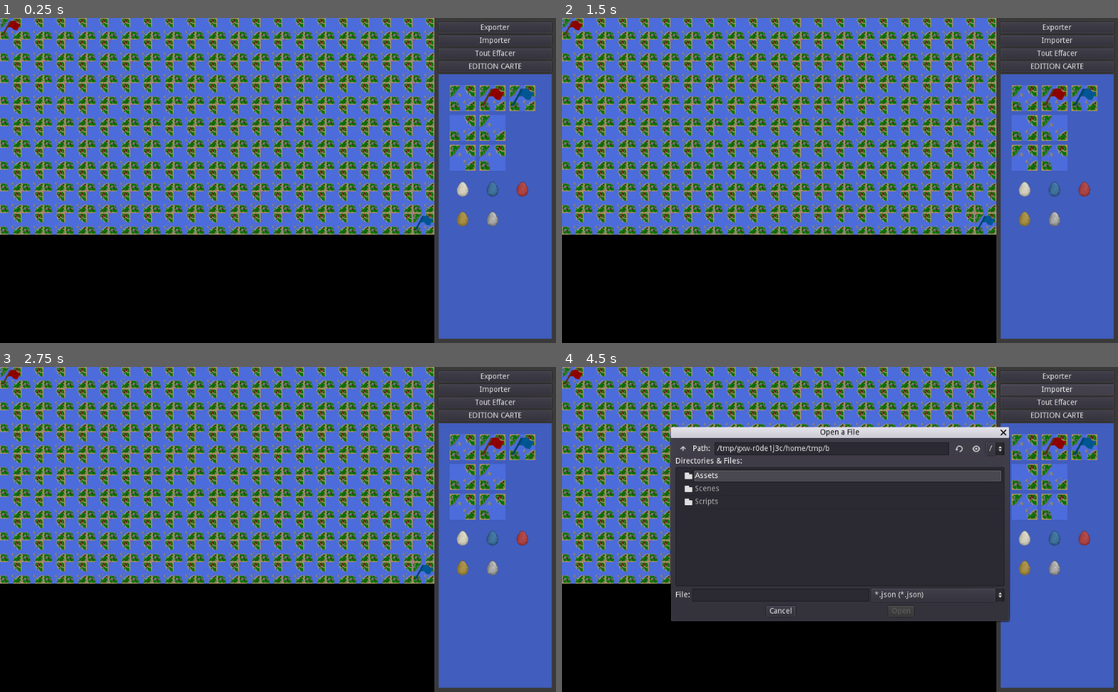
Above: before the commit, frames 1-4 (two rows, left to right).
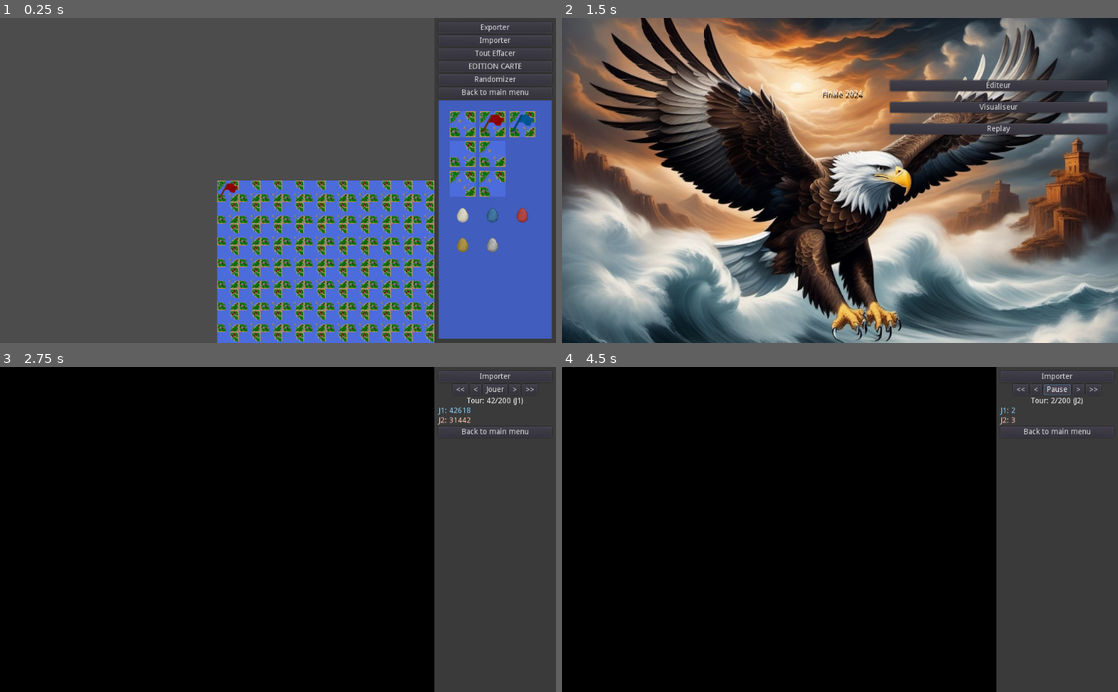
Above: after the commit, the same moments.

Repository: prologin/prologin2024
Game: Godot game, scene res://Scenes/MapEditor/MapEditor.tscn
Same seed, same stepped clock (60 frames per second), same inputs: the game is played once before the commit and once after it. This scene is started directly instead of the project's main scene.
Inputs (mouse positions are in pixels of both pictures, inside the frame that each line leads up to):
- Up to frame 1 (0.25 s): no input
- Up to frame 2 (1.5 s): click (1056, 79) at 0.5 s, where only the run after the commit has a clickable "Randomizer"; click (1056, 92) at 1.25 s, where only the run after the commit has a clickable "Back to main menu"
- Up to frame 3 (2.75 s): click (439, 477) at 2 s, where only the run after the commit has a clickable "Replay"
- Up to frame 4 (4.5 s): click (1056, 432) at 2.75 s, where only the run after the commit has a clickable "Back to main menu"; click (1001, 477) at 3.5 s, where only the run after the commit has a clickable "Replay"; click (1056, 389) at 4.25 s, where only the run after the commit has a clickable "Jouer"

The runs differ from the first frame. In frame 1, 81% of the frame differs, in the area x 0-100%, y 0-100%; in frame 2, 96%; in frame 3, 69%; in frame 4, 75%.

Commit message:
front(editor): Randomizer MapEditor
Squashed commit of the following:

* front(camera): Fixed input position

* camera script (forgot to add it)

* ajout randomizer map editor + bouton pour revenir au menu principal

Diff:
--- a/gui/godot/Scenes/MapEditor/MapEditor.tscn
+++ b/gui/godot/Scenes/MapEditor/MapEditor.tscn
@@ -1,10 +1,11 @@
-[gd_scene load_steps=6 format=2]
+[gd_scene load_steps=7 format=2]
 
 [ext_resource path="res://Scripts/Scenes/MapEditor/MapEditor.gd" type="Script" id=1]
 [ext_resource path="res://Scenes/Viewer/Viewer.tscn" type="PackedScene" id=2]
 [ext_resource path="res://Assets/Tileset.tres" type="TileSet" id=3]
 [ext_resource path="res://Scripts/Scenes/MapEditor/BGSelector.gd" type="Script" id=4]
 [ext_resource path="res://Assets/Font.tres" type="DynamicFont" id=5]
+[ext_resource path="res://Scripts/Scenes/MapEditor/Camera2D.gd" type="Script" id=6]
 
 [node name="MapEditor" type="Node2D"]
 script = ExtResource( 1 )
@@ -16,12 +17,17 @@
 [node name="ViewportContainer" type="ViewportContainer" parent="HBoxContainer"]
 margin_right = 1024.0
 margin_bottom = 600.0
+mouse_filter = 1
 size_flags_horizontal = 3
 
 [node name="Viewport" type="Viewport" parent="HBoxContainer/ViewportContainer"]
 size = Vector2( 800, 600 )
 handle_input_locally = false
 render_target_update_mode = 3
+
+[node name="Camera2D" type="Camera2D" parent="HBoxContainer/ViewportContainer/Viewport"]
+current = true
+script = ExtResource( 6 )
 
 [node name="ColorRect" type="ColorRect" parent="HBoxContainer/ViewportContainer/Viewport"]
 margin_right = 800.0
@@ -69,16 +75,28 @@
 margin_bottom = 92.0
 text = "Editor Mode"
 
+[node name="Randomizer" type="Button" parent="Selector/VBoxContainer"]
+margin_top = 96.0
+margin_right = 208.0
+margin_bottom = 116.0
+text = "Randomizer"
+
+[node name="Back to main menu" type="Button" parent="Selector/VBoxContainer"]
+margin_top = 120.0
+margin_right = 208.0
+margin_bottom = 140.0
+text = "Back to main menu"
+
 [node name="PointsAmount" type="TextEdit" parent="Selector/VBoxContainer"]
-margin_top = 96.0
-margin_right = 208.0
-margin_bottom = 146.0
+margin_top = 144.0
+margin_right = 208.0
+margin_bottom = 194.0
 rect_min_size = Vector2( 0, 50 )
 hint_tooltip = "Nombre de points de la sélection"
 custom_fonts/font = ExtResource( 5 )
 
 [node name="ViewportContainer" type="ViewportContainer" parent="Selector/VBoxContainer"]
-margin_top = 150.0
+margin_top = 198.0
 margin_right = 208.0
 margin_bottom = 584.0
 size_flags_horizontal = 3
@@ -86,7 +104,7 @@
 stretch = true
 
 [node name="Viewport" type="Viewport" parent="Selector/VBoxContainer/ViewportContainer"]
-size = Vector2( 208, 434 )
+size = Vector2( 208, 386 )
 handle_input_locally = false
 render_target_update_mode = 3
 
@@ -192,6 +210,8 @@
 [connection signal="pressed" from="Selector/VBoxContainer/ClearMap" to="." method="_on_ClearMap_pressed"]
 [connection signal="pressed" from="Selector/VBoxContainer/EditorModeToggle" to="." method="_on_EditorModeToggle_pressed"]
 [connection signal="pressed" from="Selector/VBoxContainer/EditorModeToggle" to="." method="_on_SampleMap_pressed"]
+[connection signal="pressed" from="Selector/VBoxContainer/Randomizer" to="." method="_on_Randomizer_pressed"]
+[connection signal="pressed" from="Selector/VBoxContainer/Back to main menu" to="." method="_on_Back_to_main_menu_pressed"]
 [connection signal="focus_entered" from="Selector/VBoxContainer/PointsAmount" to="." method="_on_PointsAmount_focus_entered"]
 [connection signal="focus_exited" from="Selector/VBoxContainer/PointsAmount" to="." method="_on_PointsAmount_focus_exited"]
 [connection signal="gui_input" from="Selector/VBoxContainer/PointsAmount" to="." method="_on_PointsAmount_gui_input"]
--- a/gui/godot/Scenes/Replay/Replay.tscn
+++ b/gui/godot/Scenes/Replay/Replay.tscn
@@ -103,13 +103,21 @@
 custom_colors/font_color = Color( 1, 0.776471, 0.705882, 1 )
 text = "J2: 31442"
 
+[node name="Back to main menu" type="Button" parent="Menu/VBoxContainer"]
+anchor_top = 0.786
+anchor_bottom = 0.786
+margin_top = 102.0
+margin_right = 208.0
+margin_bottom = 122.0
+text = "Back to main menu"
+
 [node name="Popups" type="Node" parent="."]
 
 [node name="ImportDialog" type="FileDialog" parent="Popups"]
 margin_right = 622.0
 margin_bottom = 338.0
 popup_exclusive = true
-window_title = "Open a File"
+window_title = "Ouvrir un fichier"
 mode = 0
 access = 2
 filters = PoolStringArray( "*.json" )
@@ -125,6 +133,7 @@
 [connection signal="pressed" from="Menu/VBoxContainer/Controls/PlayPause" to="." method="_on_PlayPause_pressed"]
 [connection signal="pressed" from="Menu/VBoxContainer/Controls/Next" to="." method="_on_Next_pressed"]
 [connection signal="pressed" from="Menu/VBoxContainer/Controls/End" to="." method="_on_End_pressed"]
+[connection signal="pressed" from="Menu/VBoxContainer/Back to main menu" to="." method="_on_Back_to_main_menu_pressed"]
 [connection signal="about_to_show" from="Popups/ImportDialog" to="." method="_on_ImportDialog_about_to_show"]
 [connection signal="file_selected" from="Popups/ImportDialog" to="." method="_on_ImportDialog_file_selected"]
 [connection signal="popup_hide" from="Popups/ImportDialog" to="." method="_on_ImportDialog_popup_hide"]
--- a/gui/godot/Scenes/Visualiseur/Visualiseur.tscn
+++ b/gui/godot/Scenes/Visualiseur/Visualiseur.tscn
@@ -44,13 +44,21 @@
 margin_bottom = 20.0
 text = "Importer"
 
+[node name="Back to main menu" type="Button" parent="Menu/VBoxContainer"]
+anchor_top = 0.916
+anchor_bottom = 0.916
+margin_top = 24.0
+margin_right = 224.0
+margin_bottom = 44.0
+text = "Back to main menu"
+
 [node name="Popups" type="Node" parent="."]
 
 [node name="ImportDialog" type="FileDialog" parent="Popups"]
 margin_right = 622.0
 margin_bottom = 338.0
 popup_exclusive = true
-window_title = "Open a File"
+window_title = "Ouvrir un fichier"
 mode = 0
 access = 2
 filters = PoolStringArray( "*.json" )
@@ -59,6 +67,7 @@
 [connection signal="bg_left_click" from="HBoxContainer/ViewportContainer/Viewport/Viewer" to="." method="_on_Viewer_bg_left_click"]
 [connection signal="bg_right_click" from="HBoxContainer/ViewportContainer/Viewport/Viewer" to="." method="_on_Viewer_bg_right_click"]
 [connection signal="pressed" from="Menu/VBoxContainer/Import" to="." method="_on_Import_pressed"]
+[connection signal="pressed" from="Menu/VBoxContainer/Back to main menu" to="." method="_on_Back_to_main_menu_pressed"]
 [connection signal="about_to_show" from="Popups/ImportDialog" to="." method="_on_ImportDialog_about_to_show"]
 [connection signal="file_selected" from="Popups/ImportDialog" to="." method="_on_ImportDialog_file_selected"]
 [connection signal="popup_hide" from="Popups/ImportDialog" to="." method="_on_ImportDialog_popup_hide"]
--- a/gui/godot/Scripts/Game/Models.gd
+++ b/gui/godot/Scripts/Game/Models.gd
@@ -66,7 +66,45 @@
 		j2.identifiant = 2
 		self.joueurs = [j1, j2]
 
+	func rand_init(width, height):
+		self.width = width
+		self.height = height
 
+		self.clear()
+
+		#random int for selection
+		var x = randi() % 4
+		# Cases + score
+		for _i in range(height):
+			var row = []
+			var points_row = []
+			for _j in range(width):
+				x = randi() % 4
+				if (x == 0):
+					row.append(Constants.TypeCase.NORD_OUEST)
+				if (x == 1):
+					row.append(Constants.TypeCase.NORD_EST)
+				if (x == 2):
+					row.append(Constants.TypeCase.SUD_OUEST)
+				if (x == 3):
+					row.append(Constants.TypeCase.SUD_EST)
+				if _j < width - 1:
+					points_row.append(randi() % 10)
+			self.carte.append(row)
+			if _i < height - 1:
+				self.points.append(points_row)
+
+		# Villages
+		if len(carte) > 0:
+			carte[0][0] = Constants.TypeCase.VILLAGE_J1
+			carte[-1][-1] = Constants.TypeCase.VILLAGE_J2
+
+		# Players
+		var j1 = Player.new()
+		j1.identifiant = 1
+		var j2 = Player.new()
+		j2.identifiant = 2
+		self.joueurs = [j1, j2]
 	# TODO
 	# func copy() -> models.Map:
 	#	var map := Map.new()
--- /dev/null
+++ b/gui/godot/Scripts/Scenes/MapEditor/Camera2D.gd
@@ -0,0 +1,79 @@
+extends Camera2D
+
+signal area_selected
+signal atart_move_selection
+
+export var SPEED: float = 30.0
+export var ZOOM_SPEED: float = 10.0
+export var ZOOM_MARGIN: float = 0.1
+export var ZOOM_MIN: float = 0.5
+export var ZOOM_MAX: float = 3.0
+
+var zoomFactor: float = 1.0
+var zoomPos: Vector2 = Vector2()
+var zooming: bool = false
+
+var mousePos: Vector2 = Vector2()
+var mousePosGlobal: Vector2 = Vector2()
+var start: Vector2 = Vector2()
+var startV: Vector2 = Vector2()
+var end: Vector2 = Vector2()
+var endV: Vector2 = Vector2()
+var isDragging: bool = false
+
+func _ready():
+	pass
+
+
+func _process(delta):
+	zoom_camera(delta)
+	move_camera(delta)
+
+
+func zoom_camera(delta: float) -> void:
+	zoom.x = lerp(zoom.x, zoom.x * zoomFactor, ZOOM_SPEED * delta)
+	zoom.y = lerp(zoom.y, zoom.y * zoomFactor, ZOOM_SPEED * delta)
+
+	zoom.x = clamp(zoom.x, ZOOM_MIN, ZOOM_MAX)
+	zoom.y = clamp(zoom.y, ZOOM_MIN, ZOOM_MAX)
+	if not zooming:
+		zoomFactor = 1.0
+
+
+func move_camera(delta: float) -> void:
+	var inputX: int = get_input_x()
+	var inputY: int = get_input_y()
+
+	offset.x = lerp(offset.x, offset.x + inputX * SPEED * zoom.x, SPEED * delta)
+	offset.y = lerp(offset.y, offset.y + inputY * SPEED * zoom.y, SPEED * delta)
+
+
+func get_input_x() -> int:
+	return int(Input.is_action_pressed("ui_right")) - int(Input.is_action_pressed("ui_left"))
+
+
+func get_input_y() -> int:
+	return int(Input.is_action_pressed("ui_down")) - int(Input.is_action_pressed("ui_up"))
+
+
+func _input(event: InputEvent) -> void:
+	input_for_zoom(event)
+
+
+func input_for_zoom(event: InputEvent) -> void:
+	if abs(zoomPos.x - get_global_mouse_position().x) > ZOOM_MARGIN:
+		zoomFactor = 1.0
+	if abs(zoomPos.y - get_global_mouse_position().y) > ZOOM_MARGIN:
+		zoomFactor = 1.0
+
+	if event is InputEventMouseButton:
+		if event.is_pressed():
+			zooming = true
+			if event.is_action("WheelDown"):
+				zoomFactor -= 0.01 * ZOOM_SPEED
+				zoomPos = get_global_mouse_position()
+			if event.is_action("WheelUp"):
+				zoomFactor += 0.01 * ZOOM_SPEED
+				zoomPos = get_global_mouse_position()
+		else:
+			zooming = true
--- a/gui/godot/Scripts/Scenes/MapEditor/InteractiveTileMap.gd
+++ b/gui/godot/Scripts/Scenes/MapEditor/InteractiveTileMap.gd
@@ -24,15 +24,15 @@
 
 
 func _input(event):
-	if event is InputEventMouseMotion and self.get_viewport_rect().has_point(event.position) and mouse_pressed:
-		var pos = get_tile_pos(event.position)
+	if event is InputEventMouseMotion and self.get_viewport_rect().has_point(get_global_mouse_position()) and mouse_pressed:
+		var pos = get_tile_pos(get_global_mouse_position())
 		emit_signal("drag", pos)
 
 	if event is InputEventMouseButton:
 		if event.button_index == 1:
 			mouse_pressed = event.pressed
 
-		if event.pressed and self.get_viewport_rect().has_point(event.position):
+		if event.pressed and self.get_viewport_rect().has_point(get_global_mouse_position()):
 			# Inverse viewer transform
-			var pos = get_tile_pos(event.position)
+			var pos = get_tile_pos(get_global_mouse_position())
 			emit_signal("click", pos, event.button_index)
--- a/gui/godot/Scripts/Scenes/MapEditor/MapEditor.gd
+++ b/gui/godot/Scripts/Scenes/MapEditor/MapEditor.gd
@@ -227,6 +227,14 @@
 	viewer.update_all(map)
 
 
+func _on_Randomizer_pressed():
+	var new_map = Models.Map.new()
+	new_map.rand_init(Context.editor_init_width, Context.editor_init_height)
+	viewer.update_all(new_map)
+
+func _on_Back_to_main_menu_pressed():
+	Scenes.open_scene(self, Scenes.menu_scene)
+
 func _on_ExportDialog_about_to_show():
 	set_dialog_open(true)
 
--- a/gui/godot/Scripts/Scenes/Replay/Replay.gd
+++ b/gui/godot/Scripts/Scenes/Replay/Replay.gd
@@ -124,3 +124,7 @@
 func _on_TickTimer_timeout():
 	if is_playing:
 		_on_Next_pressed()
+
+
+func _on_Back_to_main_menu_pressed():
+	Scenes.open_scene(self, Scenes.menu_scene)
--- a/gui/godot/Scripts/Scenes/Viewer.gd
+++ b/gui/godot/Scripts/Scenes/Viewer.gd
@@ -127,6 +127,7 @@
 			grid.set_cell(j, i, Constants.TypeCase.NORD_OUEST)
 
 
+
 func update_points():
 	# Clear
 	for child in points.get_children():
--- a/gui/godot/Scripts/Scenes/Visualiseur/Visualiseur.gd
+++ b/gui/godot/Scripts/Scenes/Visualiseur/Visualiseur.gd
@@ -37,3 +37,7 @@
 
 func _on_ImportDialog_popup_hide():
 	set_dialog_open(false)
+
+
+func _on_Back_to_main_menu_pressed():
+	Scenes.open_scene(self, Scenes.menu_scene)
--- a/gui/godot/project.godot
+++ b/gui/godot/project.godot
@@ -71,6 +71,19 @@
 
 common/drop_mouse_on_gui_input_disabled=true
 
+[input]
+
+WheelUp={
+"deadzone": 0.5,
+"events": [ Object(InputEventMouseButton,"resource_local_to_scene":false,"resource_name":"","device":-1,"alt":false,"shift":false,"control":false,"meta":false,"command":false,"button_mask":0,"position":Vector2( 0, 0 ),"global_position":Vector2( 0, 0 ),"factor":1.0,"button_index":4,"pressed":false,"doubleclick":false,"script":null)
+ ]
+}
+WheelDown={
+"deadzone": 0.5,
+"events": [ Object(InputEventMouseButton,"resource_local_to_scene":false,"resource_name":"","device":-1,"alt":false,"shift":false,"control":false,"meta":false,"command":false,"button_mask":0,"position":Vector2( 0, 0 ),"global_position":Vector2( 0, 0 ),"factor":1.0,"button_index":5,"pressed":false,"doubleclick":false,"script":null)
+ ]
+}
+
 [physics]
 
 common/enable_pause_aware_picking=true
